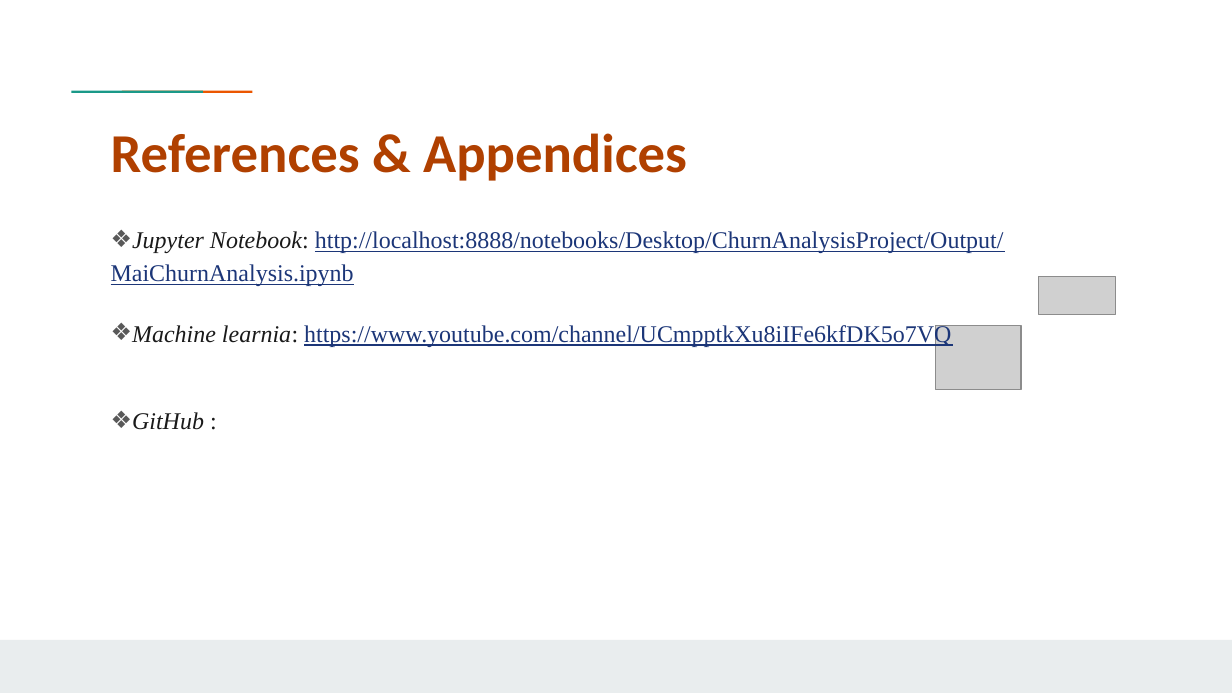
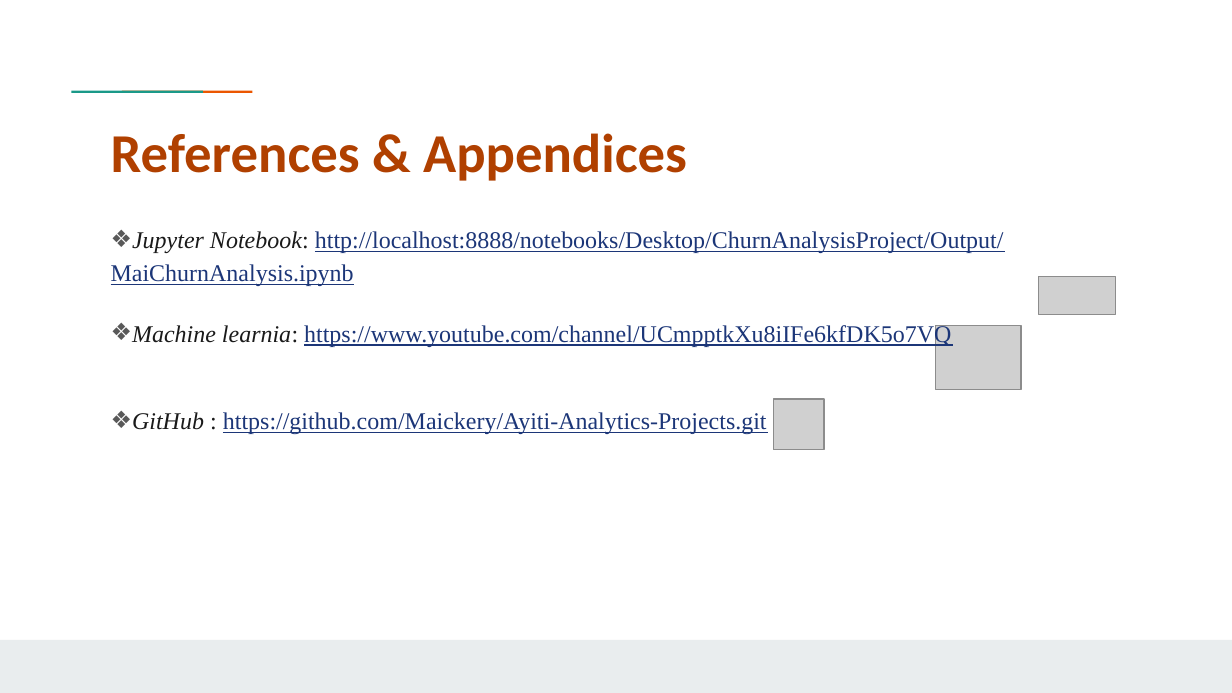
Before and after one commit to Maickery/Ayiti-Analytics-Projects, a slide deck: slide 29 of Result/Mai-Powerpoint.pptx. Drawn at 1232x693 pixels with LibreOffice and Linux fonts; fonts in the diff are those of the drawing; grey boxes stand for pictures; background and template pictures are left out. Boxes give left, top, right and bottom in pixels: in the first picture for what was removed or moved away, otherwise in the second. Text is boxed around its words. In the diff, an @@ line names an element or a change of style, - is before the commit and + after.

```diff
--- a/Result/Mai-Powerpoint.pptx
+++ b/Result/Mai-Powerpoint.pptx
@@ text at (132, 412, 767, 434): text changed; text colour #1A1A1A to #1C3678; italic off @@
-❖ GitHub :
+❖ GitHub : https://github.com/Maickery/Ayiti-Analytics-Projects.git
@@ picture added at (774, 399, 824, 450) @@
```
Also in this commit, not shown: 1 other file.
